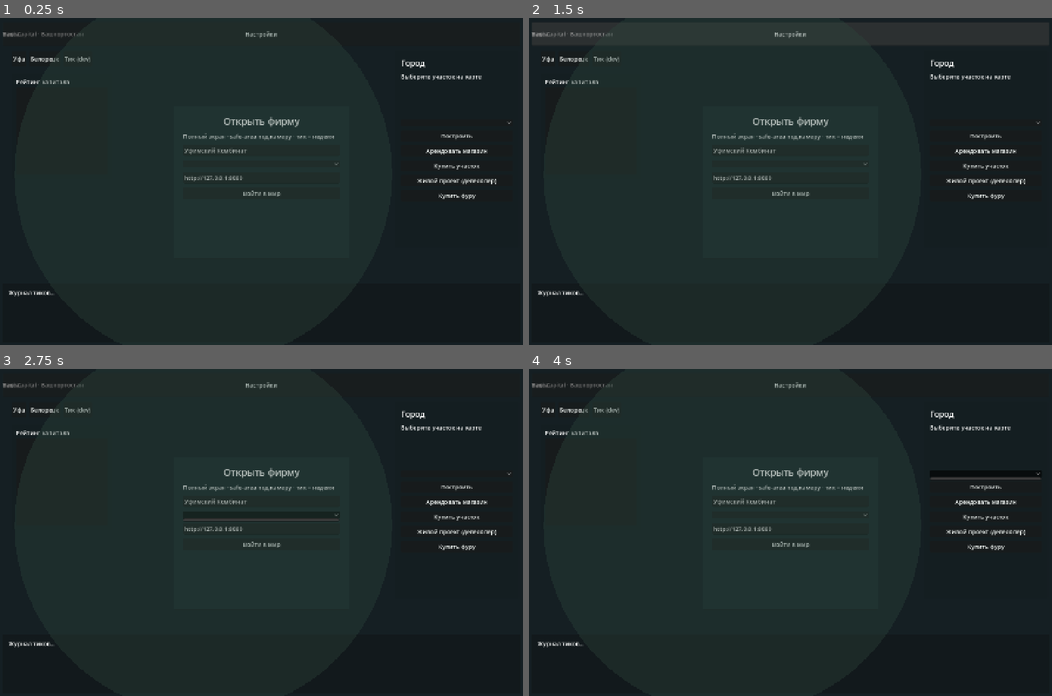
Above: before the commit, frames 1-4 (two rows, left to right).
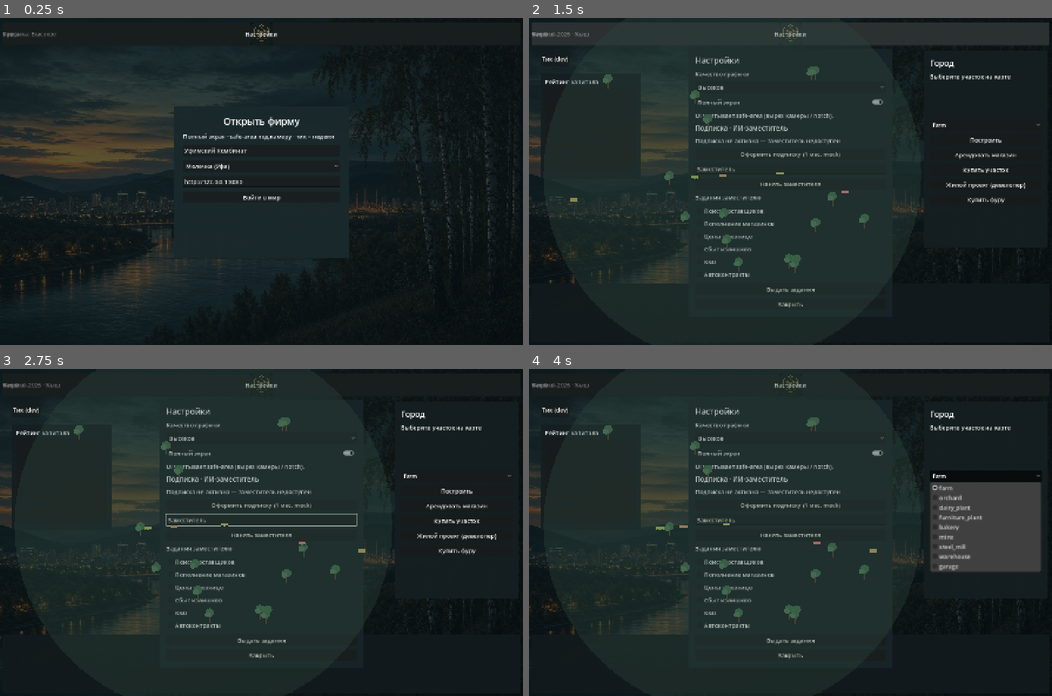
Above: after the commit, the same moments.

Repository: maillunex-lang/BashCapitalOnline
Game: Godot game, scene res://scenes/main.tscn
The game is run twice, just before and just after one commit, with the same random seed, the same clock (stepped at 60 frames per second) and the same inputs.
Inputs (mouse positions are in pixels of both pictures, inside the frame that each line leads up to; where the layout moved, square brackets give the same spot in the first picture):
- Up to frame 1 (0.25 s): no input
- Up to frame 2 (1.5 s): click "Войти в мир" at 0.5 s; click "Настройки" at 1.25 s
- Up to frame 3 (2.75 s): click (261, 516) at 2.02 s
- Up to frame 4 (4 s): click "Тик (dev)" at 2.75 s; click (984, 476) [984, 473] at 3.5 s

The runs differ from the first frame. In frame 1, 8.7% of the frame differs, in the area x 0-99%, y 1-100%; in frame 2, 5.9%; in frame 3, 6.3%; in frame 4, 11%, in the area x 0-98%, y 1-89%.
Error before the commit: Parse Error: Cannot infer the type of "season" variable because the value doesn't have a set type. (res://scripts/main.gd:187)

Commit message:
Fix Godot 4.7.2 GDScript parse errors in client
Explicit String type for season, rename _get to _http_get to avoid
Object._get conflict, and replace nil with null in manage_panel.

Co-authored-by: maillunex-lang <maillunex-lang@users.noreply.github.com>

Diff:
--- a/client/scripts/api_client.gd
+++ b/client/scripts/api_client.gd
@@ -40,7 +40,7 @@
 	return res if res is Dictionary else {}
 
 func route_quote(from_city: String, to_city: String) -> Dictionary:
-	var res = await _get("/api/route?from=%s&to=%s" % [from_city, to_city])
+	var res = await _http_get("/api/route?from=%s&to=%s" % [from_city, to_city])
 	return res if res is Dictionary else {}
 
 func create_payment(months: int = 1) -> Dictionary:
@@ -48,16 +48,16 @@
 	return res if res is Dictionary else {}
 
 func fetch_manifest() -> Dictionary:
-	var res = await _get("/api/updates/manifest")
+	var res = await _http_get("/api/updates/manifest")
 	return res if res is Dictionary else {}
 
 func fetch_catalog() -> void:
-	var res = await _get("/api/catalog")
+	var res = await _http_get("/api/catalog")
 	if res is Dictionary:
 		catalog = res
 
 func fetch_world() -> void:
-	var res = await _get("/api/world")
+	var res = await _http_get("/api/world")
 	if res is Dictionary:
 		world = res
 		world_updated.emit(world)
@@ -80,10 +80,10 @@
 	return res if res is Dictionary else {}
 
 func rankings() -> Array:
-	var res = await _get("/api/rankings")
+	var res = await _http_get("/api/rankings")
 	return res if res is Array else []
 
-func _get(path: String):
+func _http_get(path: String):
 	var http := HTTPRequest.new()
 	add_child(http)
 	var err := http.request(base_url + path)
--- a/client/scripts/main.gd
+++ b/client/scripts/main.gd
@@ -31,7 +31,7 @@
 var selected_parcel: Dictionary = {}
 var grade_material: ShaderMaterial
 var remote_assets: RemoteAssets
-var season_names := ["", "Ҡыш", "Ҡыш", "Яҙ", "Яҙ", "Яҙ", "Йәй", "Йәй", "Йәй", "Көҙ", "Көҙ", "Көҙ", "Ҡыш"]
+var season_names: PackedStringArray = ["", "Ҡыш", "Ҡыш", "Яҙ", "Яҙ", "Яҙ", "Йәй", "Йәй", "Йәй", "Көҙ", "Көҙ", "Көҙ", "Ҡыш"]
 
 func _ready() -> void:
 	DisplayServer.window_set_mode(DisplayServer.WINDOW_MODE_FULLSCREEN)
@@ -184,7 +184,7 @@
 func _render_world() -> void:
 	var w: Dictionary = api.world
 	var month: int = int(w.get("month", 1))
-	var season := season_names[month] if month >= 1 and month <= 12 else ""
+	var season: String = season_names[month] if month >= 1 and month <= 12 else ""
 	tick_label.text = "Тик %s · %s.%s · %s" % [w.get("tick", 0), month, w.get("year", 2026), season]
 	if api.firm_id != "" and w.has("firms"):
 		var f: Dictionary = w["firms"].get(api.firm_id, {})
--- a/client/scripts/manage_panel.gd
+++ b/client/scripts/manage_panel.gd
@@ -137,7 +137,7 @@
 	visible = true
 
 func _refill_shop_items(catalog: Dictionary, selected: String) -> void:
-	if _shop_item == null or _shop_type == nil:
+	if _shop_item == null or _shop_type == null:
 		return
 	_shop_item.clear()
 	var typ := str(_shop_type.get_item_metadata(_shop_type.selected))
